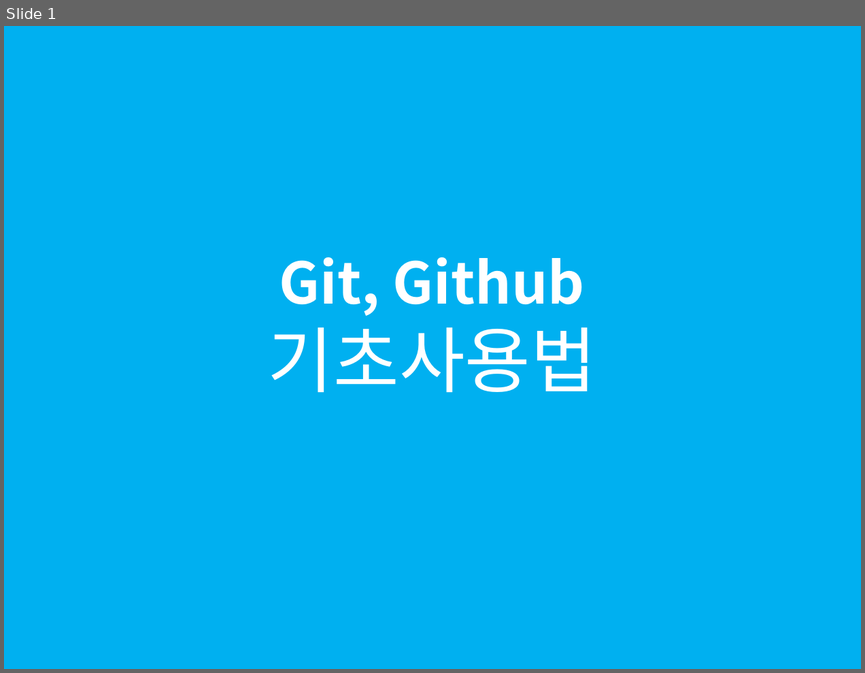
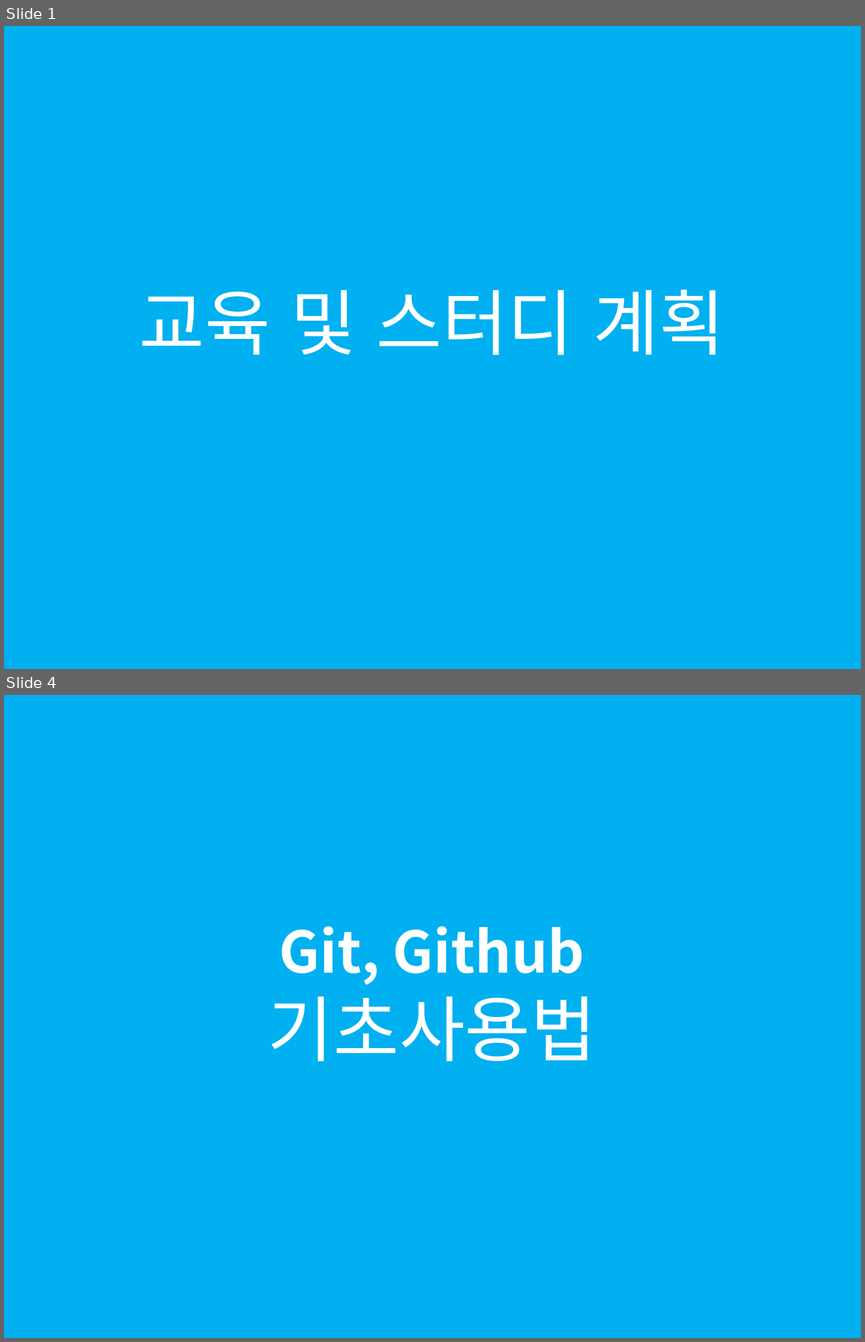
Before and after one commit to sabin21/NodeJS_Workflow_Study, a slide deck: CH00_Git_Github.pptx. Shown one above the other, each under a label of ours: slide 1 before the commit, slides 1 and 4 after it; the slides between them are not shown. The pictures are 865x673 and 865x1342 pixels, drawn with LibreOffice and Linux fonts; fonts in the diff are those of the drawing. Boxes give left, top, right and bottom in pixels: in the first picture for what was removed or moved away, otherwise in the second. Text is boxed around its words. In the diff, an @@ line names an element or a change of style, - is before the commit and + after.

```diff
--- a/CH00_Git_Github.pptx
+++ b/CH00_Git_Github.pptx
@@ slide 1 added at (4,26,861,669), background #FFFFFF; not listed: 1 template element that a slide beside it also shows @@
@@ rectangle added at (60,265,804,376), outline #00B0F0 1.75 pt, 60 pt, text #FFFFFF @@
+교육 및 스터디 계획
@@ what was slide 1 is now slide 4 @@
```
Also in this commit, not shown: 3 slides changed, 8 other slides added, 2 other files.
